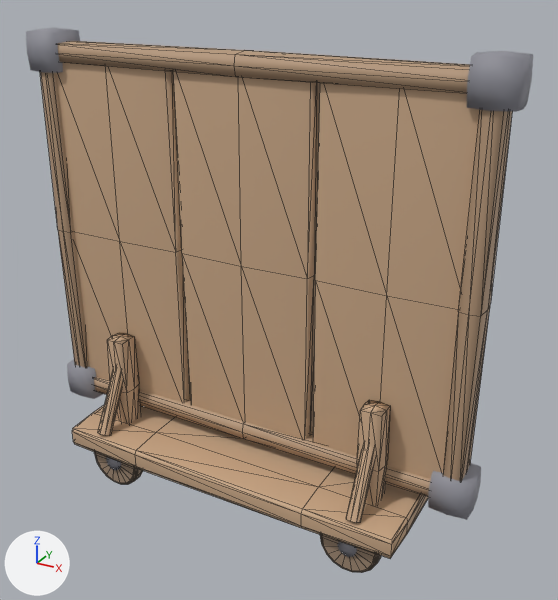
The glTF model assets/meshes/TargetBoard.glb: old version first, new version second.
The view is the same before and after, from a camera (50 mm lens) standing at (5.91, -9.8, 8.83) and looking at (0.42, 0.18, 3.85). Every picture has the same lights, and +X, +Y and +Z are marked at lower left. The older version comes first. Mesh edges are drawn as thin lines on the coarser meshes.

Names of what the first picture shows: 'Frame', 'Iron', 'Wheels', 'Wood'.
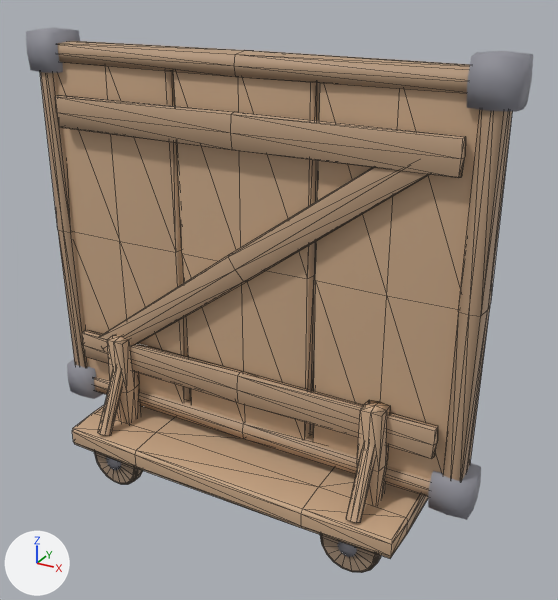
Pixel boxes (x1, y1, x2, y2) of what changed, in the pictures (558 x 600 px):
```json
{"part": 1, "of": "me_frame", "change": "added", "after": [82, 330, 438, 459], "on screen": "beige"}
{"part": 2, "of": "me_frame", "change": "added", "after": [55, 95, 466, 177], "on screen": "beige"}
{"part": 3, "of": "me_frame", "change": "added", "after": [100, 167, 429, 345], "on screen": "beige"}
```

Scene script edits in JSON lines:
```json
{"block": "me_frame", "where": "# used by ob_frame; location = (0.0, 0.0, 0.0)"}
{"op": "remove", "block": "me_frame", "code": "me_frame.from_pydata(...)  # 104 vertices, 192 faces; spans x -3.78..3.78, y -0.33..0.23, z 1.32..7.68"}
{"op": "add", "block": "me_frame", "code": "me_frame.from_pydata(...)  # 182 vertices, 336 faces; spans x -3.78..3.78, y -0.47..0.23, z 1.32..7.68"}
{"block": "me_frame", "change": "me_frame part 1: a new loose piece of 26 vertices spanning x -3.35..3.35, y -0.47..-0.25, z 2.12..2.67, in mat_frame (beige #b7987a)"}
{"block": "me_frame", "change": "me_frame part 2: a new loose piece of 26 vertices spanning x -3.35..3.35, y -0.47..-0.25, z 6.32..6.88, in mat_frame (beige #b7987a)"}
{"block": "me_frame", "change": "me_frame part 3: a new loose piece of 26 vertices spanning x -3.01..3.01, y -0.44..-0.24, z 2.23..6.77, in mat_frame (beige #b7987a)"}
```
